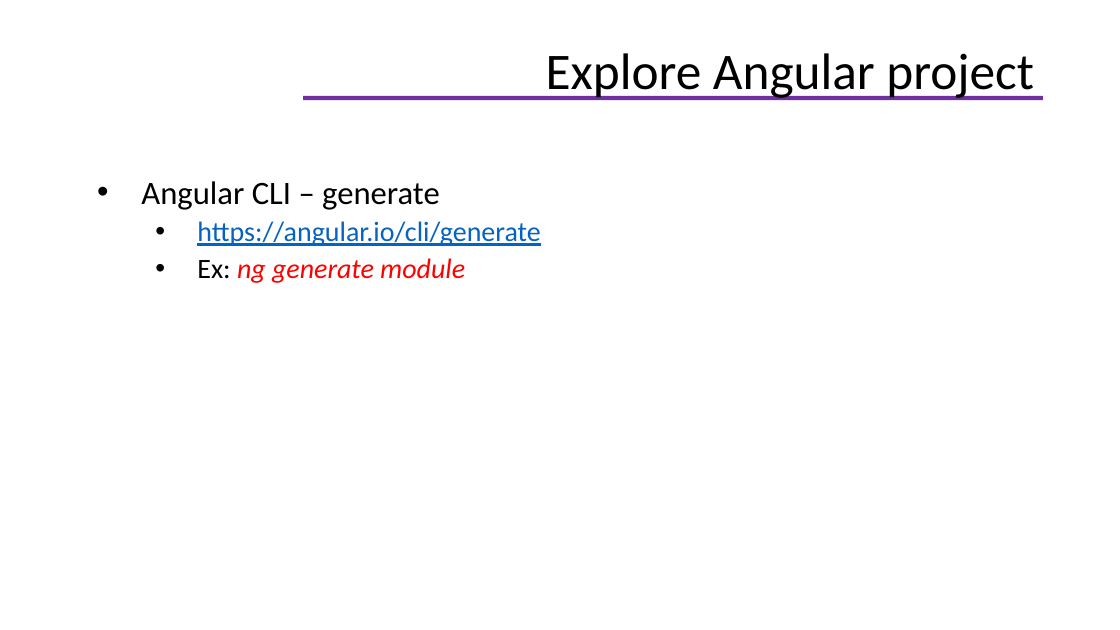
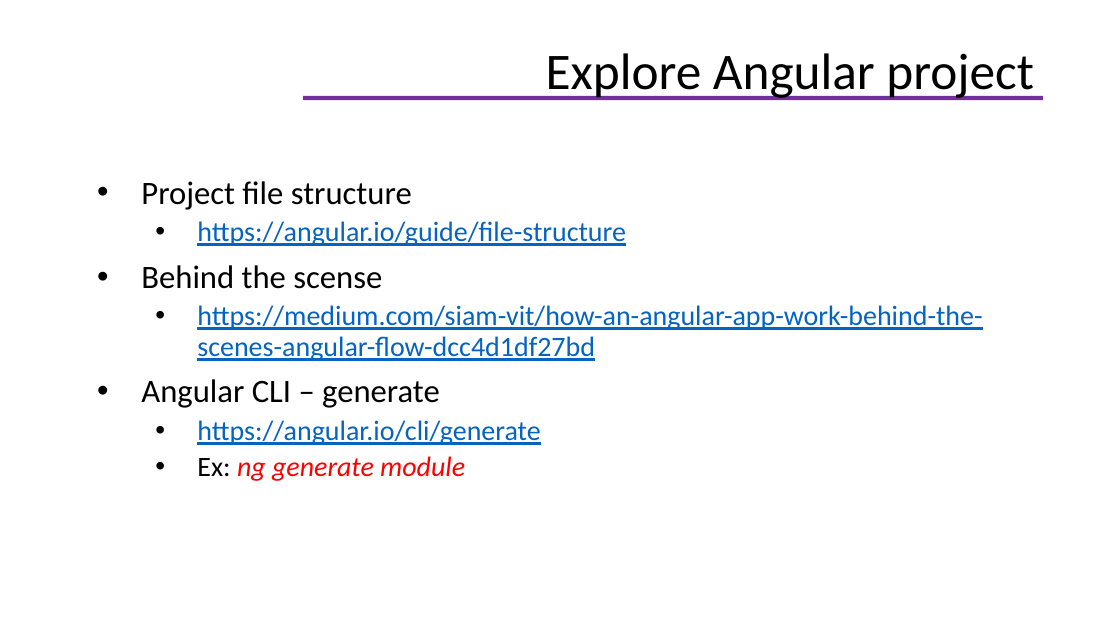
Before and after one commit to helenhash/angular-training, a slide deck: slide 13 of docs/Angular Training.pptx. Drawn at 1120x630 pixels with LibreOffice and Linux fonts; fonts in the diff are those of the drawing; background and template pictures are left out. Boxes give left, top, right and bottom in pixels: in the first picture for what was removed or moved away, otherwise in the second. Text is boxed around its words. In the diff, an @@ line names an element or a change of style, - is before the commit and + after.

```diff
--- a/docs/Angular Training.pptx
+++ b/docs/Angular Training.pptx
@@ text at bbox=[141, 181, 982, 361]: paragraphs added @@
+• Project file structure
+  • https://angular.io/guide/file-structure
+• Behind the scense
+  • https://medium.com/siam-vit/how-an-angular-app-work-behind-the-scenes-angular-flow-dcc4d1df27bd
```
Also in this commit, not shown: 6 other slides changed, 12 other files.
